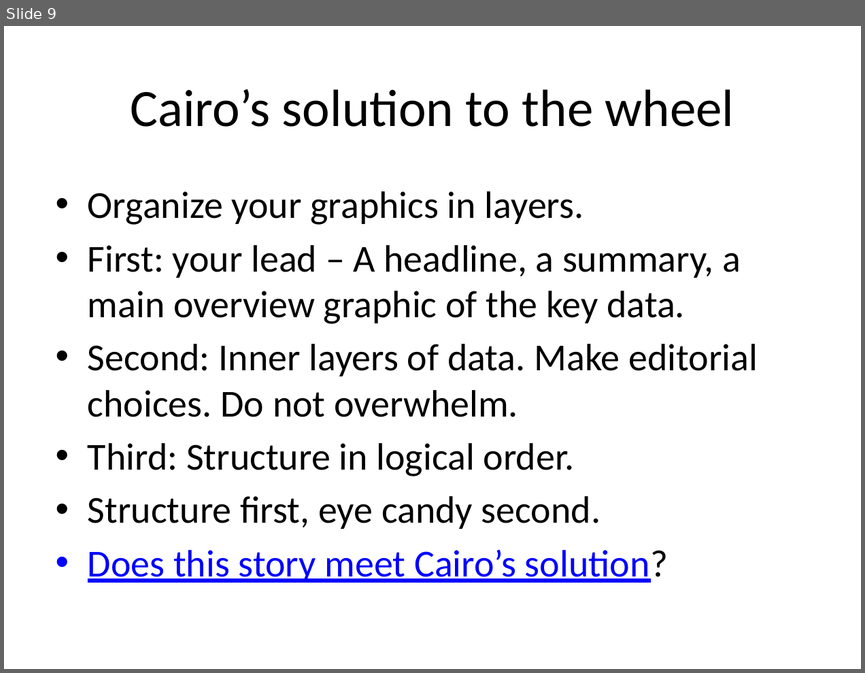
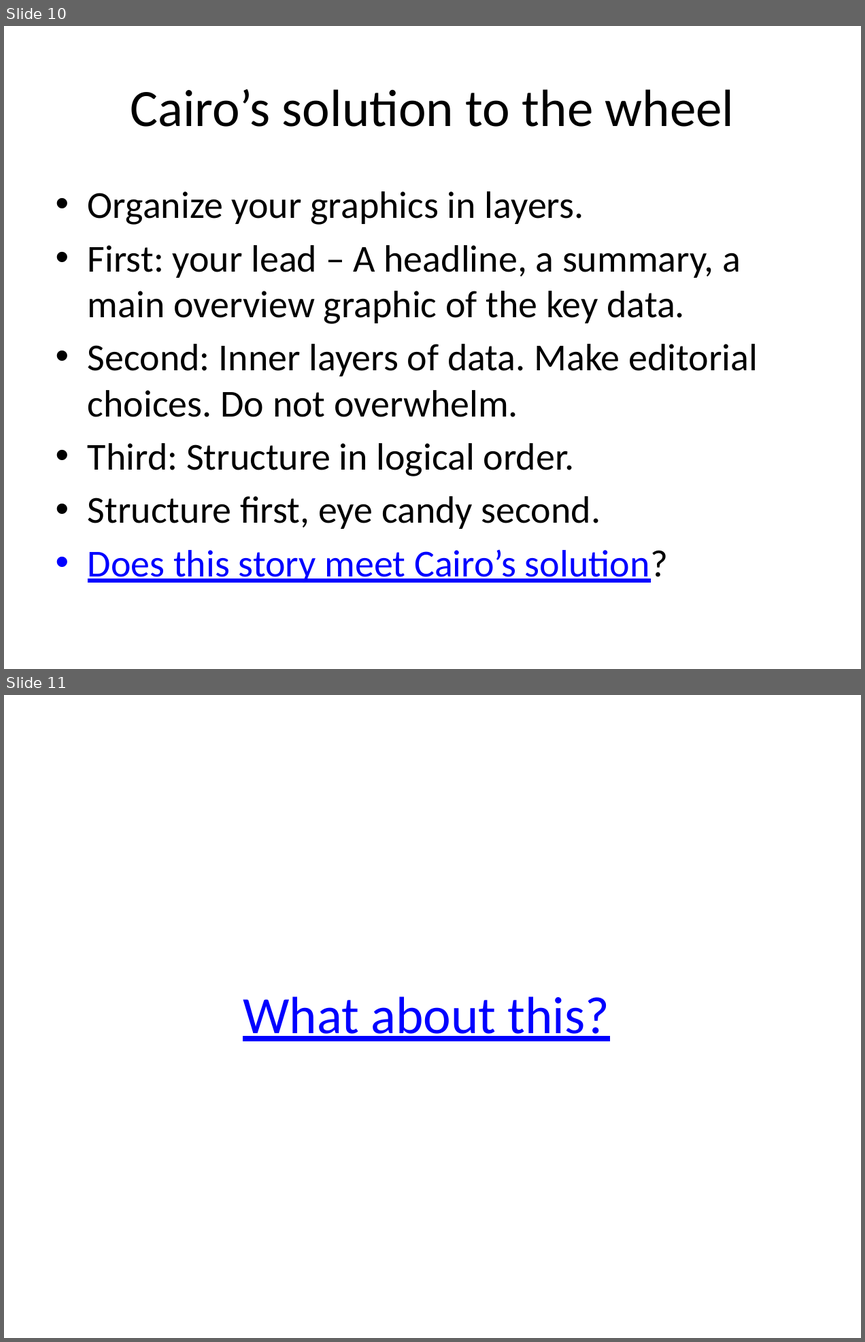
Before and after one commit to mattwaite/JOUR491-Data-Visualization, a slide deck: Lectures/BeautyVsTufte.pptx. Shown one above the other, each under a label of ours: slide 9 before the commit, slides 10 and 11 after it. The pictures are 865x673 and 865x1342 pixels, drawn with LibreOffice and Linux fonts; fonts in the diff are those of the drawing. Boxes give left, top, right and bottom in pixels: in the first picture for what was removed or moved away, otherwise in the second. Text is boxed around its words. In the diff, an @@ line names an element or a change of style, - is before the commit and + after.

```diff
--- a/Lectures/BeautyVsTufte.pptx
+++ b/Lectures/BeautyVsTufte.pptx
@@ slide 11 added at (4, 695, 861, 1338), background #FFFFFF @@
@@ title added at (243, 996, 610, 1041), 44 pt, text #0000FF, underline @@
+What about this?
@@ what was slide 9 is now slide 10 @@
```
Also in this commit, not shown: 1 slide changed, 1 other slide added, 4 other files.
